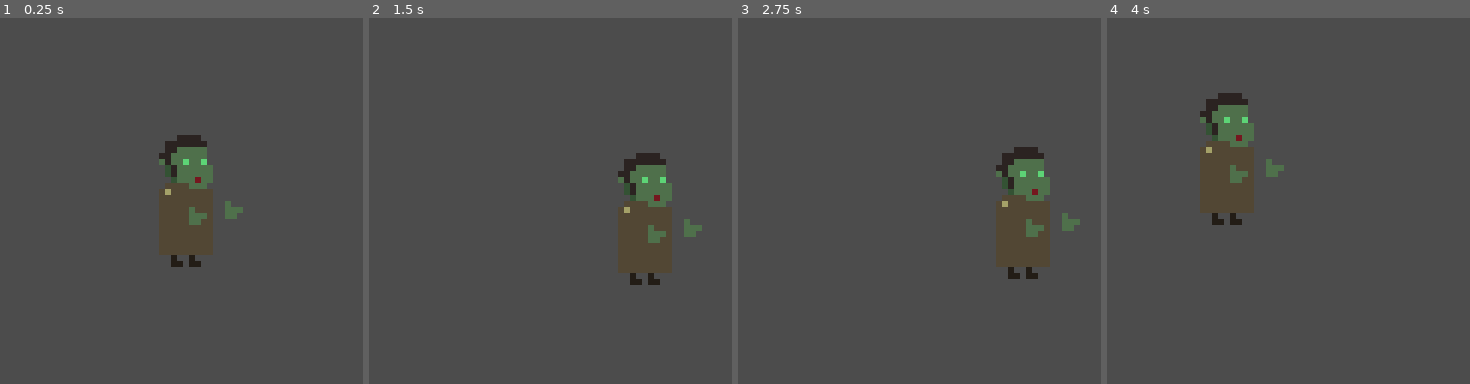
Above: before the commit, frames 1-4 (left to right).
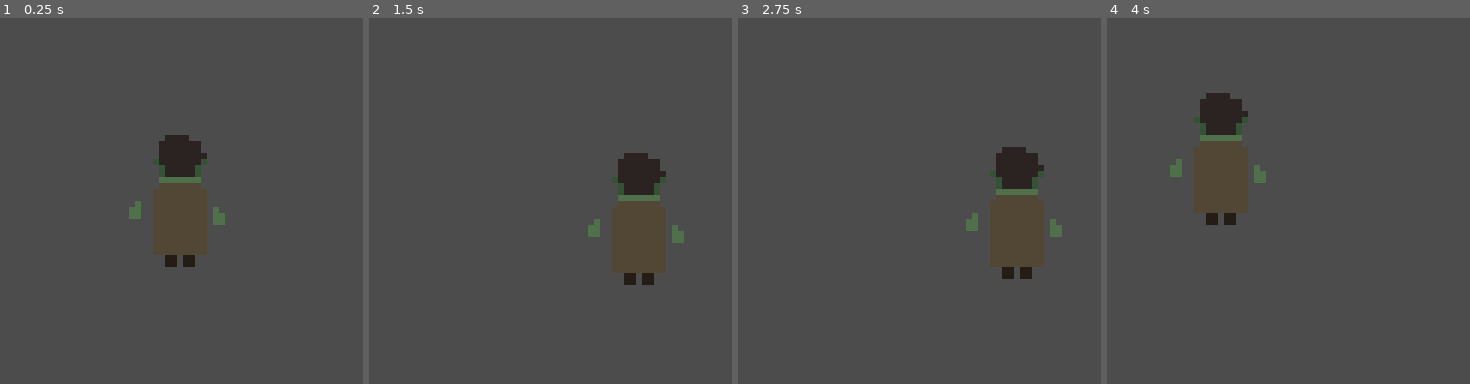
Above: after the commit, the same moments.

Repository: TeamKebab/GodotWildJam24
Game: Godot game, scene res://src/entities/characters/OrcHero.tscn
Two runs of this game, one before a commit and one after it. Both use one fixed random seed, a clock stepped at 60 frames per second and the inputs below. This scene is started directly instead of the project's main scene.
Inputs:
- Up to frame 1 (0.25 s): no input
- Up to frame 2 (1.5 s): tap Enter (ui_accept) at 0.5, 0.77 s; hold Right (ui_right) 0.53-1.28 s; hold Down (ui_down) from 1.28 s (still down)
- Up to frame 3 (2.75 s): tap Enter (ui_accept) at 1.52 s; release Down (ui_down) at 2.03 s; hold Right (ui_right) from 2.03 s (still down)
- Up to frame 4 (4 s): release Right (ui_right) at 2.78 s; hold Up (ui_up) 2.78-3.53 s; tap Enter (ui_accept) at 3.02, 3.77 s; hold Left (ui_left) from 3.53 s (still down)

The runs differ from the first frame. In frame 1, 2.1% of the frame differs, in the area x 35-67%, y 31-69%; in frame 2, 2.1%; in frame 3, 2.1%; in frame 4, 2.1%.

Commit message:
blend space fix

Diff:
--- a/src/entities/characters/HumanHero.tscn
+++ b/src/entities/characters/HumanHero.tscn
@@ -1,14 +1,15 @@
-[gd_scene load_steps=13 format=2]
+[gd_scene load_steps=14 format=2]
 
 [ext_resource path="res://src/entities/characters/Player.tscn" type="PackedScene" id=1]
 [ext_resource path="res://assets/sprites/hero.png" type="Texture" id=2]
 [ext_resource path="res://src/components/MeleeAttack.tscn" type="PackedScene" id=3]
-[ext_resource path="res://src/resources/animations/Hero/Idle.tres" type="Animation" id=4]
-[ext_resource path="res://src/resources/animations/Hero/Attack.tres" type="Animation" id=5]
-[ext_resource path="res://src/resources/animations/Hero/HumanLeft.tres" type="Animation" id=6]
-[ext_resource path="res://src/resources/animations/Hero/HumanRight.tres" type="Animation" id=7]
-[ext_resource path="res://src/resources/animations/Hero/HumanUp.tres" type="Animation" id=8]
-[ext_resource path="res://src/resources/animations/Hero/HumanDown.tres" type="Animation" id=9]
+[ext_resource path="res://src/resources/animations/Hero/Human/Idle.tres" type="Animation" id=4]
+[ext_resource path="res://src/resources/animations/Hero/Human/Attack.tres" type="Animation" id=5]
+[ext_resource path="res://src/resources/animations/Hero/Human/ExtraLeft.tres" type="Animation" id=6]
+[ext_resource path="res://src/resources/animations/Hero/Human/ExtraRight.tres" type="Animation" id=7]
+[ext_resource path="res://src/resources/animations/Hero/Human/ExtraUp.tres" type="Animation" id=8]
+[ext_resource path="res://src/resources/animations/Hero/Human/ExtraDown.tres" type="Animation" id=9]
+[ext_resource path="res://src/resources/animations/Hero/AnimationTreeRoot.tres" type="AnimationNodeBlendTree" id=10]
 
 [sub_resource type="AnimationNodeStateMachinePlayback" id=1]
 
@@ -19,20 +20,19 @@
 height = 10.2
 
 [node name="Player" instance=ExtResource( 1 )]
-facing_direction = "Up"
+facing_direction = "Left"
 max_hp = 3
 
 [node name="Sprite" parent="." index="2"]
 texture = ExtResource( 2 )
-region_rect = Rect2( 336, 0, 24, 24 )
+region_rect = Rect2( 312, 0, 24, 24 )
 
 [node name="BabySprite" parent="." index="3"]
-region_rect = Rect2( 288, 0, 24, 24 )
+region_rect = Rect2( 96, 0, 24, 24 )
 
 [node name="AttackSprite" parent="." index="4"]
-position = Vector2( -3.889, -14.457 )
-z_index = -1
-region_rect = Rect2( 48, 0, 16, 48 )
+position = Vector2( -13.8886, -12.4568 )
+region_rect = Rect2( 16, 0, 16, 48 )
 
 [node name="AnimationPlayer" parent="." index="5"]
 anims/Attack = ExtResource( 5 )
@@ -43,20 +43,32 @@
 anims/Idle = ExtResource( 4 )
 
 [node name="AnimationTree" parent="." index="6"]
+tree_root = ExtResource( 10 )
+anim_player = NodePath("../AnimationPlayer")
+active = true
 parameters/Action/playback = SubResource( 1 )
 parameters/Age/playback = SubResource( 2 )
-parameters/Direction/blend_position = Vector2( 0, -1 )
+parameters/All/add_amount = 1.0
+parameters/Direction/blend_position = Vector2( -0.00450855, 0 )
+parameters/Direction/0/UpAdd/add_amount = 1.0
+parameters/Direction/1/AddDown/add_amount = 1.0
+parameters/Direction/2/LeftAdd/add_amount = 1.0
+parameters/Direction/3/AddDown/add_amount = 1.0
+parameters/DirectionAction/add_amount = 1.0
 
 [node name="DetectionBox" parent="." index="7"]
 visible = false
 modulate = Color( 1, 1, 1, 0.419608 )
-position = Vector2( 0, -15 )
-rotation = 1.5708
+position = Vector2( -13, -6 )
 
 [node name="Attack" parent="." index="9" instance=ExtResource( 3 )]
-position = Vector2( -1.5, 7.54324 )
-rotation = 1.5708
+position = Vector2( -12.8886, -6.45676 )
 collision_layer = 0
 collision_mask = 128
 shape = SubResource( 3 )
 disabled = true
+single_hit = true
+area_attack = false
+damage = 1
+knockback_strength = 150
+attack_type = "Normal"
--- a/src/entities/characters/OrcHero.tscn
+++ b/src/entities/characters/OrcHero.tscn
@@ -1,21 +1,76 @@
-[gd_scene load_steps=5 format=2]
+[gd_scene load_steps=14 format=2]
 
 [ext_resource path="res://src/entities/characters/Player.tscn" type="PackedScene" id=1]
 [ext_resource path="res://assets/sprites/orc.png" type="Texture" id=2]
+[ext_resource path="res://src/components/MeleeAttack.tscn" type="PackedScene" id=3]
+[ext_resource path="res://src/resources/animations/Hero/Orc/Idle.tres" type="Animation" id=4]
+[ext_resource path="res://src/resources/animations/Hero/Orc/Attack.tres" type="Animation" id=5]
+[ext_resource path="res://src/resources/animations/Hero/Orc/ExtraLeft.tres" type="Animation" id=6]
+[ext_resource path="res://src/resources/animations/Hero/Orc/ExtraRight.tres" type="Animation" id=7]
+[ext_resource path="res://src/resources/animations/Hero/Orc/ExtraUp.tres" type="Animation" id=8]
+[ext_resource path="res://src/resources/animations/Hero/Orc/ExtraDown.tres" type="Animation" id=9]
+[ext_resource path="res://src/resources/animations/Hero/AnimationTreeRoot.tres" type="AnimationNodeBlendTree" id=10]
 
 [sub_resource type="AnimationNodeStateMachinePlayback" id=1]
 
 [sub_resource type="AnimationNodeStateMachinePlayback" id=2]
 
+[sub_resource type="CapsuleShape2D" id=3]
+radius = 9.0
+height = 10.2
+
 [node name="Player" instance=ExtResource( 1 )]
+facing_direction = "Up"
 
 [node name="Sprite" parent="." index="2"]
 texture = ExtResource( 2 )
+region_rect = Rect2( 336, 0, 24, 24 )
+
+[node name="BabySprite" parent="." index="3"]
+region_rect = Rect2( 288, 0, 24, 24 )
+
+[node name="AttackSprite" parent="." index="4"]
+position = Vector2( -3.889, -14.457 )
+z_index = -1
+region_rect = Rect2( 48, 0, 16, 48 )
+
+[node name="AnimationPlayer" parent="." index="5"]
+anims/Attack = ExtResource( 5 )
+anims/ExtraDown = ExtResource( 9 )
+anims/ExtraLeft = ExtResource( 6 )
+anims/ExtraRight = ExtResource( 7 )
+anims/ExtraUp = ExtResource( 8 )
+anims/Idle = ExtResource( 4 )
 
 [node name="AnimationTree" parent="." index="6"]
+tree_root = ExtResource( 10 )
+anim_player = NodePath("../AnimationPlayer")
+active = true
 parameters/Action/playback = SubResource( 1 )
 parameters/Age/playback = SubResource( 2 )
+parameters/All/add_amount = 0
+parameters/Direction/blend_position = Vector2( 0, 0 )
+parameters/Direction/0/Add2/add_amount = 0
+parameters/Direction/1/Add2/add_amount = 0
+parameters/Direction/2/Add2/add_amount = 0
+parameters/Direction/3/Add2/add_amount = 0
+parameters/DirectionAction/add_amount = 0
 
-[node name="Attack" parent="." index="9"]
+[node name="DetectionBox" parent="." index="7"]
+visible = false
+modulate = Color( 1, 1, 1, 0.419608 )
+position = Vector2( 0, -15 )
+rotation = 1.5708
+
+[node name="Attack" parent="." index="9" instance=ExtResource( 3 )]
+position = Vector2( 0, -15 )
+rotation = 1.5708
+collision_layer = 0
+collision_mask = 128
+shape = SubResource( 3 )
+disabled = true
+single_hit = true
+area_attack = false
 damage = 2
+knockback_strength = 150
 attack_type = "Whomping"
--- a/src/entities/characters/Player.gd
+++ b/src/entities/characters/Player.gd
@@ -1,4 +1,3 @@
-tool
 extends KinematicBody2D
 
 
@@ -67,8 +66,10 @@
 	detection.connect("body_exited", self, "_on_detection_body_exited")
 
 	baby_sprite.hide()
+
 	set_sprite_sheet()
 
+	animationTree.active = true
 
 func _physics_process(delta):
 	if Engine.editor_hint:
@@ -202,6 +203,7 @@
 	if new_direction == "" or facing_direction == new_direction:
 		return
 	facing_direction = new_direction
+
 	set_sprite_sheet()
 
 
--- a/src/entities/characters/Player.tscn
+++ b/src/entities/characters/Player.tscn
@@ -1,11 +1,10 @@
-[gd_scene load_steps=34 format=2]
+[gd_scene load_steps=16 format=2]
 
 [ext_resource path="res://assets/sprites/hero.png" type="Texture" id=1]
 [ext_resource path="res://src/entities/characters/Player.gd" type="Script" id=2]
 [ext_resource path="res://src/components/overlap/DetectionBox.tscn" type="PackedScene" id=3]
 [ext_resource path="res://src/components/overlap/HurtBox.tscn" type="PackedScene" id=5]
 [ext_resource path="res://assets/sprites/hero_attack.png" type="Texture" id=7]
-[ext_resource path="res://src/resources/Blend2DSpace.tres" type="AnimationNodeBlendSpace2D" id=8]
 [ext_resource path="res://src/resources/animations/Hero/Adult.tres" type="Animation" id=31]
 [ext_resource path="res://src/resources/animations/Hero/Down.tres" type="Animation" id=33]
 [ext_resource path="res://src/resources/animations/Hero/Elder.tres" type="Animation" id=34]
@@ -18,78 +17,11 @@
 radius = 3.0
 height = 2.0
 
-[sub_resource type="AnimationNodeAnimation" id=2]
-animation = "Attack"
-
-[sub_resource type="AnimationNodeAnimation" id=3]
-animation = "Idle"
-
-[sub_resource type="AnimationNodeStateMachineTransition" id=4]
-
-[sub_resource type="AnimationNodeStateMachineTransition" id=5]
-switch_mode = 2
-
-[sub_resource type="AnimationNodeStateMachine" id=6]
-states/Attack/node = SubResource( 2 )
-states/Attack/position = Vector2( 682, 149 )
-states/Idle/node = SubResource( 3 )
-states/Idle/position = Vector2( 393, 149 )
-transitions = [ "Idle", "Attack", SubResource( 4 ), "Attack", "Idle", SubResource( 5 ) ]
-start_node = "Idle"
-
-[sub_resource type="AnimationNodeAnimation" id=7]
-animation = "Adult"
-
-[sub_resource type="AnimationNodeAnimation" id=8]
-animation = "Elder"
-
-[sub_resource type="AnimationNodeAnimation" id=9]
-animation = "Teen"
-
-[sub_resource type="AnimationNodeStateMachineTransition" id=10]
-
-[sub_resource type="AnimationNodeStateMachineTransition" id=11]
-
-[sub_resource type="AnimationNodeStateMachineTransition" id=12]
-
-[sub_resource type="AnimationNodeStateMachine" id=13]
-states/Adult/node = SubResource( 7 )
-states/Adult/position = Vector2( 569, 53 )
-states/Elder/node = SubResource( 8 )
-states/Elder/position = Vector2( 771, 162 )
-states/Teen/node = SubResource( 9 )
-states/Teen/position = Vector2( 379, 162 )
-transitions = [ "Teen", "Adult", SubResource( 10 ), "Adult", "Elder", SubResource( 11 ), "Elder", "Teen", SubResource( 12 ) ]
-start_node = "Teen"
-
-[sub_resource type="AnimationNodeAdd2" id=14]
-
-[sub_resource type="AnimationNodeAdd2" id=15]
-
-[sub_resource type="AnimationNodeBlendTree" id=16]
-graph_offset = Vector2( 0, 127 )
-nodes/Action/node = SubResource( 6 )
-nodes/Action/position = Vector2( 260, 60 )
-nodes/Age/node = SubResource( 13 )
-nodes/Age/position = Vector2( 480, 240 )
-nodes/All/node = SubResource( 14 )
-nodes/All/position = Vector2( 760, 140 )
-nodes/Direction/node = ExtResource( 8 )
-nodes/Direction/position = Vector2( 260, 200 )
-nodes/DirectionAction/node = SubResource( 15 )
-nodes/DirectionAction/position = Vector2( 480, 40 )
-nodes/output/position = Vector2( 960, 140 )
-node_connections = [ "output", 0, "All", "All", 0, "DirectionAction", "All", 1, "Age", "DirectionAction", 0, "Action", "DirectionAction", 1, "Direction" ]
-
-[sub_resource type="AnimationNodeStateMachinePlayback" id=17]
-
-[sub_resource type="AnimationNodeStateMachinePlayback" id=18]
-
-[sub_resource type="CapsuleShape2D" id=19]
+[sub_resource type="CapsuleShape2D" id=2]
 radius = 7.7
 height = 10.2
 
-[sub_resource type="CapsuleShape2D" id=20]
+[sub_resource type="CapsuleShape2D" id=3]
 radius = 4.5
 height = 8.0
 
@@ -140,22 +72,16 @@
 anims/Up = ExtResource( 39 )
 
 [node name="AnimationTree" type="AnimationTree" parent="."]
-tree_root = SubResource( 16 )
-anim_player = NodePath("../AnimationPlayer")
-active = true
-parameters/Action/playback = SubResource( 17 )
-parameters/Age/playback = SubResource( 18 )
-parameters/All/add_amount = 1.0
-parameters/Direction/blend_position = Vector2( 1, 0 )
-parameters/DirectionAction/add_amount = 1.0
 
 [node name="DetectionBox" parent="." instance=ExtResource( 3 )]
 position = Vector2( 8, -6 )
 collision_mask = 320
-shape = SubResource( 19 )
+shape = SubResource( 2 )
+disabled = false
 
 [node name="HurtBox" parent="." instance=ExtResource( 5 )]
 position = Vector2( 0.111362, -6.45676 )
 collision_layer = 32
 collision_mask = 0
-shape = SubResource( 20 )
+shape = SubResource( 3 )
+disabled = false
--- /dev/null
+++ b/src/resources/animations/Hero/AnimationTreeRoot.tres
@@ -0,0 +1,66 @@
+[gd_resource type="AnimationNodeBlendTree" load_steps=16 format=2]
+
+[ext_resource path="res://src/resources/animations/Hero/Blend2DSpace.tres" type="AnimationNodeBlendSpace2D" id=1]
+
+[sub_resource type="AnimationNodeAnimation" id=1]
+animation = "Attack"
+
+[sub_resource type="AnimationNodeAnimation" id=2]
+animation = "Idle"
+
+[sub_resource type="AnimationNodeStateMachineTransition" id=3]
+
+[sub_resource type="AnimationNodeStateMachineTransition" id=4]
+switch_mode = 2
+
+[sub_resource type="AnimationNodeStateMachine" id=5]
+states/Attack/node = SubResource( 1 )
+states/Attack/position = Vector2( 682, 149 )
+states/Idle/node = SubResource( 2 )
+states/Idle/position = Vector2( 393, 149 )
+transitions = [ "Idle", "Attack", SubResource( 3 ), "Attack", "Idle", SubResource( 4 ) ]
+start_node = "Idle"
+
+[sub_resource type="AnimationNodeAnimation" id=6]
+animation = "Adult"
+
+[sub_resource type="AnimationNodeAnimation" id=7]
+animation = "Elder"
+
+[sub_resource type="AnimationNodeAnimation" id=8]
+animation = "Teen"
+
+[sub_resource type="AnimationNodeStateMachineTransition" id=9]
+
+[sub_resource type="AnimationNodeStateMachineTransition" id=10]
+
+[sub_resource type="AnimationNodeStateMachineTransition" id=11]
+
+[sub_resource type="AnimationNodeStateMachine" id=12]
+states/Adult/node = SubResource( 6 )
+states/Adult/position = Vector2( 569, 53 )
+states/Elder/node = SubResource( 7 )
+states/Elder/position = Vector2( 771, 162 )
+states/Teen/node = SubResource( 8 )
+states/Teen/position = Vector2( 379, 162 )
+transitions = [ "Teen", "Adult", SubResource( 9 ), "Adult", "Elder", SubResource( 10 ), "Elder", "Teen", SubResource( 11 ) ]
+start_node = "Teen"
+
+[sub_resource type="AnimationNodeAdd2" id=13]
+
+[sub_resource type="AnimationNodeAdd2" id=14]
+
+[resource]
+graph_offset = Vector2( 0, 127 )
+nodes/Action/node = SubResource( 5 )
+nodes/Action/position = Vector2( 260, 60 )
+nodes/Age/node = SubResource( 12 )
+nodes/Age/position = Vector2( 480, 240 )
+nodes/All/node = SubResource( 13 )
+nodes/All/position = Vector2( 760, 140 )
+nodes/Direction/node = ExtResource( 1 )
+nodes/Direction/position = Vector2( 260, 200 )
+nodes/DirectionAction/node = SubResource( 14 )
+nodes/DirectionAction/position = Vector2( 480, 40 )
+nodes/output/position = Vector2( 960, 140 )
+node_connections = [ "output", 0, "All", "DirectionAction", 0, "Action", "DirectionAction", 1, "Direction", "All", 0, "DirectionAction", "All", 1, "Age" ]
--- /dev/null
+++ b/src/resources/animations/Hero/Blend2DSpace.tres
@@ -0,0 +1,88 @@
+[gd_resource type="AnimationNodeBlendSpace2D" load_steps=17 format=2]
+
+[sub_resource type="AnimationNodeAnimation" id=1]
+animation = "ExtraUp"
+
+[sub_resource type="AnimationNodeAnimation" id=2]
+animation = "Up"
+
+[sub_resource type="AnimationNodeAdd2" id=3]
+
+[sub_resource type="AnimationNodeBlendTree" id=4]
+graph_offset = Vector2( 0, -1 )
+nodes/ExtraUp/node = SubResource( 1 )
+nodes/ExtraUp/position = Vector2( 380, 160 )
+nodes/Up/node = SubResource( 2 )
+nodes/Up/position = Vector2( 380, 20 )
+nodes/UpAdd/node = SubResource( 3 )
+nodes/UpAdd/position = Vector2( 560, 40 )
+nodes/output/position = Vector2( 820, 40 )
+node_connections = [ "output", 0, "UpAdd", "UpAdd", 0, "Up", "UpAdd", 1, "ExtraUp" ]
+
+[sub_resource type="AnimationNodeAdd2" id=5]
+
+[sub_resource type="AnimationNodeAnimation" id=6]
+animation = "ExtraRight"
+
+[sub_resource type="AnimationNodeAnimation" id=7]
+animation = "Right"
+
+[sub_resource type="AnimationNodeBlendTree" id=8]
+graph_offset = Vector2( 0, 4.25 )
+nodes/AddDown/node = SubResource( 5 )
+nodes/AddDown/position = Vector2( 560, 40 )
+nodes/ExtraRight/node = SubResource( 6 )
+nodes/ExtraRight/position = Vector2( 380, 160 )
+nodes/Right/node = SubResource( 7 )
+nodes/Right/position = Vector2( 380, 40 )
+nodes/output/position = Vector2( 820, 40 )
+node_connections = [ "output", 0, "AddDown", "AddDown", 0, "Right", "AddDown", 1, "ExtraRight" ]
+
+[sub_resource type="AnimationNodeAnimation" id=9]
+animation = "ExtraLeft"
+
+[sub_resource type="AnimationNodeAnimation" id=10]
+animation = "Left"
+
+[sub_resource type="AnimationNodeAdd2" id=11]
+
+[sub_resource type="AnimationNodeBlendTree" id=12]
+graph_offset = Vector2( 0, -63.5 )
+nodes/ExtraLeft/node = SubResource( 9 )
+nodes/ExtraLeft/position = Vector2( 520, 160 )
+nodes/Left/node = SubResource( 10 )
+nodes/Left/position = Vector2( 520, 20 )
+nodes/LeftAdd/node = SubResource( 11 )
+nodes/LeftAdd/position = Vector2( 740, 20 )
+nodes/output/position = Vector2( 920, 20 )
+node_connections = [ "output", 0, "LeftAdd", "LeftAdd", 0, "Left", "LeftAdd", 1, "ExtraLeft" ]
+
+[sub_resource type="AnimationNodeAdd2" id=13]
+
+[sub_resource type="AnimationNodeAnimation" id=14]
+animation = "Down"
+
+[sub_resource type="AnimationNodeAnimation" id=15]
+animation = "ExtraDown"
+
+[sub_resource type="AnimationNodeBlendTree" id=16]
+graph_offset = Vector2( 0, -1 )
+nodes/AddDown/node = SubResource( 13 )
+nodes/AddDown/position = Vector2( 560, 40 )
+nodes/Down/node = SubResource( 14 )
+nodes/Down/position = Vector2( 380, 40 )
+nodes/ExtraDown/node = SubResource( 15 )
+nodes/ExtraDown/position = Vector2( 360, 160 )
+nodes/output/position = Vector2( 820, 40 )
+node_connections = [ "output", 0, "AddDown", "AddDown", 0, "Down", "AddDown", 1, "ExtraDown" ]
+
+[resource]
+blend_point_0/node = SubResource( 4 )
+blend_point_0/pos = Vector2( 0, -1 )
+blend_point_1/node = SubResource( 8 )
+blend_point_1/pos = Vector2( 1, 0 )
+blend_point_2/node = SubResource( 12 )
+blend_point_2/pos = Vector2( -1, 0 )
+blend_point_3/node = SubResource( 16 )
+blend_point_3/pos = Vector2( 0, 1 )
+blend_mode = 1
--- /dev/null
+++ b/src/resources/animations/Hero/Human/ExtraUp.tres
@@ -0,0 +1,29 @@
+[gd_resource type="Animation" format=2]
+
+[resource]
+resource_name = "ExtraUp"
+length = 0.1
+tracks/0/type = "value"
+tracks/0/path = NodePath("Attack:position")
+tracks/0/interp = 1
+tracks/0/loop_wrap = true
+tracks/0/imported = false
+tracks/0/enabled = true
+tracks/0/keys = {
+"times": PoolRealArray( 0 ),
+"transitions": PoolRealArray( 1 ),
+"update": 0,
+"values": [ Vector2( 0, -15 ) ]
+}
+tracks/1/type = "value"
+tracks/1/path = NodePath("Attack:rotation_degrees")
+tracks/1/interp = 1
+tracks/1/loop_wrap = true
+tracks/1/imported = false
+tracks/1/enabled = true
+tracks/1/keys = {
+"times": PoolRealArray( 0 ),
+"transitions": PoolRealArray( 1 ),
+"update": 0,
+"values": [ 90.0 ]
+}
--- /dev/null
+++ b/src/resources/animations/Hero/Orc/Attack.tres
@@ -0,0 +1,69 @@
+[gd_resource type="Animation" format=2]
+
+[resource]
+resource_name = "Attack"
+length = 0.3
+tracks/0/type = "value"
+tracks/0/path = NodePath("AttackSprite:visible")
+tracks/0/interp = 1
+tracks/0/loop_wrap = true
+tracks/0/imported = false
+tracks/0/enabled = true
+tracks/0/keys = {
+"times": PoolRealArray( 0 ),
+"transitions": PoolRealArray( 1 ),
+"update": 1,
+"values": [ true ]
+}
+tracks/1/type = "value"
+tracks/1/path = NodePath("AttackSprite:frame")
+tracks/1/interp = 1
+tracks/1/loop_wrap = true
+tracks/1/imported = false
+tracks/1/enabled = true
+tracks/1/keys = {
+"times": PoolRealArray( 0, 0.1, 0.2 ),
+"transitions": PoolRealArray( 1, 1, 1 ),
+"update": 1,
+"values": [ 0, 1, 2 ]
+}
+tracks/2/type = "method"
+tracks/2/path = NodePath(".")
+tracks/2/interp = 1
+tracks/2/loop_wrap = true
+tracks/2/imported = false
+tracks/2/enabled = true
+tracks/2/keys = {
+"times": PoolRealArray( 0.3 ),
+"transitions": PoolRealArray( 1 ),
+"values": [ {
+"args": [  ],
+"method": "_end_attack"
+} ]
+}
+tracks/3/type = "value"
+tracks/3/path = NodePath("Attack:disabled")
+tracks/3/interp = 1
+tracks/3/loop_wrap = true
+tracks/3/imported = false
+tracks/3/enabled = true
+tracks/3/keys = {
+"times": PoolRealArray( 0 ),
+"transitions": PoolRealArray( 1 ),
+"update": 1,
+"values": [ false ]
+}
+tracks/4/type = "method"
+tracks/4/path = NodePath("Attack")
+tracks/4/interp = 1
+tracks/4/loop_wrap = true
+tracks/4/imported = false
+tracks/4/enabled = true
+tracks/4/keys = {
+"times": PoolRealArray( 0.3 ),
+"transitions": PoolRealArray( 1 ),
+"values": [ {
+"args": [  ],
+"method": "do_effect"
+} ]
+}
--- /dev/null
+++ b/src/resources/animations/Hero/Orc/ExtraDown.tres
@@ -0,0 +1,29 @@
+[gd_resource type="Animation" format=2]
+
+[resource]
+resource_name = "ExtraDown"
+length = 0.1
+tracks/0/type = "value"
+tracks/0/path = NodePath("Attack:position")
+tracks/0/interp = 1
+tracks/0/loop_wrap = true
+tracks/0/imported = false
+tracks/0/enabled = true
+tracks/0/keys = {
+"times": PoolRealArray( 0 ),
+"transitions": PoolRealArray( 1 ),
+"update": 0,
+"values": [ Vector2( 0, 4 ) ]
+}
+tracks/1/type = "value"
+tracks/1/path = NodePath("Attack:rotation_degrees")
+tracks/1/interp = 1
+tracks/1/loop_wrap = true
+tracks/1/imported = false
+tracks/1/enabled = true
+tracks/1/keys = {
+"times": PoolRealArray( 0 ),
+"transitions": PoolRealArray( 1 ),
+"update": 0,
+"values": [ 90.0 ]
+}
--- /dev/null
+++ b/src/resources/animations/Hero/Orc/ExtraLeft.tres
@@ -0,0 +1,29 @@
+[gd_resource type="Animation" format=2]
+
+[resource]
+resource_name = "ExtraLeft"
+length = 0.1
+tracks/0/type = "value"
+tracks/0/path = NodePath("Attack:position")
+tracks/0/interp = 1
+tracks/0/loop_wrap = true
+tracks/0/imported = false
+tracks/0/enabled = true
+tracks/0/keys = {
+"times": PoolRealArray( 0 ),
+"transitions": PoolRealArray( 1 ),
+"update": 0,
+"values": [ Vector2( -7, -8 ) ]
+}
+tracks/1/type = "value"
+tracks/1/path = NodePath("Attack:rotation_degrees")
+tracks/1/interp = 1
+tracks/1/loop_wrap = true
+tracks/1/imported = false
+tracks/1/enabled = true
+tracks/1/keys = {
+"times": PoolRealArray( 0 ),
+"transitions": PoolRealArray( 1 ),
+"update": 0,
+"values": [ 0.0 ]
+}
--- /dev/null
+++ b/src/resources/animations/Hero/Orc/ExtraRight.tres
@@ -0,0 +1,29 @@
+[gd_resource type="Animation" format=2]
+
+[resource]
+resource_name = "ExtraRight"
+length = 0.1
+tracks/0/type = "value"
+tracks/0/path = NodePath("Attack:position")
+tracks/0/interp = 1
+tracks/0/loop_wrap = true
+tracks/0/imported = false
+tracks/0/enabled = true
+tracks/0/keys = {
+"times": PoolRealArray( 0 ),
+"transitions": PoolRealArray( 1 ),
+"update": 0,
+"values": [ Vector2( 10, -8 ) ]
+}
+tracks/1/type = "value"
+tracks/1/path = NodePath("Attack:rotation_degrees")
+tracks/1/interp = 1
+tracks/1/loop_wrap = true
+tracks/1/imported = false
+tracks/1/enabled = true
+tracks/1/keys = {
+"times": PoolRealArray( 0 ),
+"transitions": PoolRealArray( 1 ),
+"update": 0,
+"values": [ 0.0 ]
+}
--- /dev/null
+++ b/src/resources/animations/Hero/Orc/ExtraUp.tres
@@ -0,0 +1,29 @@
+[gd_resource type="Animation" format=2]
+
+[resource]
+resource_name = "ExtraUp"
+length = 0.1
+tracks/0/type = "value"
+tracks/0/path = NodePath("Attack:position")
+tracks/0/interp = 1
+tracks/0/loop_wrap = true
+tracks/0/imported = false
+tracks/0/enabled = true
+tracks/0/keys = {
+"times": PoolRealArray( 0 ),
+"transitions": PoolRealArray( 1 ),
+"update": 0,
+"values": [ Vector2( 0, -15 ) ]
+}
+tracks/1/type = "value"
+tracks/1/path = NodePath("Attack:rotation_degrees")
+tracks/1/interp = 1
+tracks/1/loop_wrap = true
+tracks/1/imported = false
+tracks/1/enabled = true
+tracks/1/keys = {
+"times": PoolRealArray( 0 ),
+"transitions": PoolRealArray( 1 ),
+"update": 0,
+"values": [ 90.0 ]
+}
--- a/src/resources/animations/Hero/HumanUp.tres
+++ b/src/resources/animations/Hero/Orc/Idle.tres
@@ -1,10 +1,11 @@
 [gd_resource type="Animation" format=2]
 
 [resource]
-resource_name = "ExtraUp"
+resource_name = "Idle"
 length = 0.1
+loop = true
 tracks/0/type = "value"
-tracks/0/path = NodePath("Attack:position")
+tracks/0/path = NodePath("AttackSprite:visible")
 tracks/0/interp = 1
 tracks/0/loop_wrap = true
 tracks/0/imported = false
@@ -12,11 +13,11 @@
 tracks/0/keys = {
 "times": PoolRealArray( 0 ),
 "transitions": PoolRealArray( 1 ),
-"update": 0,
-"values": [ Vector2( -1.5, -11.4568 ) ]
+"update": 1,
+"values": [ false ]
 }
 tracks/1/type = "value"
-tracks/1/path = NodePath("Attack:rotation_degrees")
+tracks/1/path = NodePath("Attack:disabled")
 tracks/1/interp = 1
 tracks/1/loop_wrap = true
 tracks/1/imported = false
@@ -24,6 +25,6 @@
 tracks/1/keys = {
 "times": PoolRealArray( 0 ),
 "transitions": PoolRealArray( 1 ),
-"update": 0,
-"values": [ 90.0 ]
+"update": 1,
+"values": [ true ]
 }
Renamed: src/resources/animations/Hero/Attack.tres -> src/resources/animations/Hero/Human/Attack.tres
Renamed: src/resources/animations/Hero/HumanDown.tres -> src/resources/animations/Hero/Human/ExtraDown.tres
Renamed: src/resources/animations/Hero/HumanLeft.tres -> src/resources/animations/Hero/Human/ExtraLeft.tres
Renamed: src/resources/animations/Hero/HumanRight.tres -> src/resources/animations/Hero/Human/ExtraRight.tres
Renamed: src/resources/animations/Hero/Idle.tres -> src/resources/animations/Hero/Human/Idle.tres
